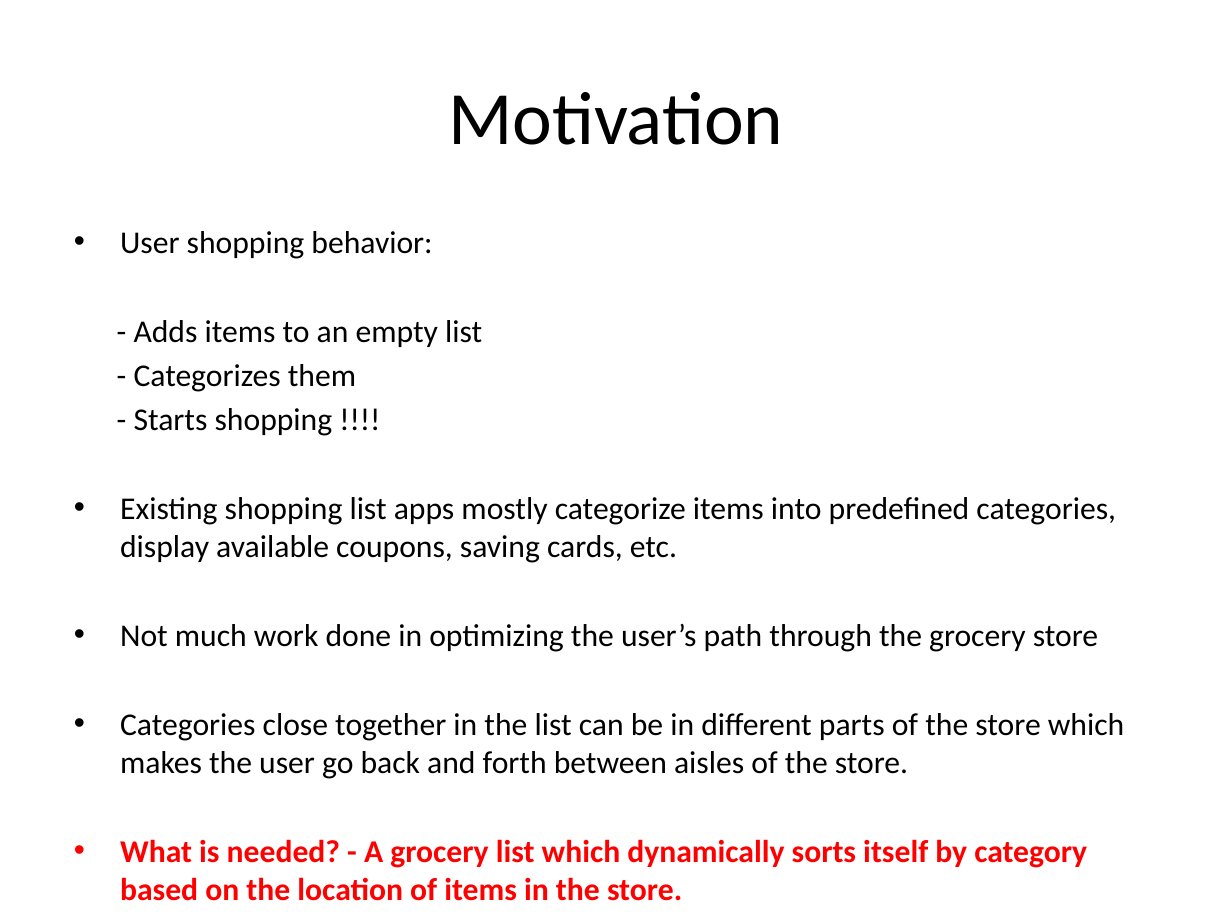
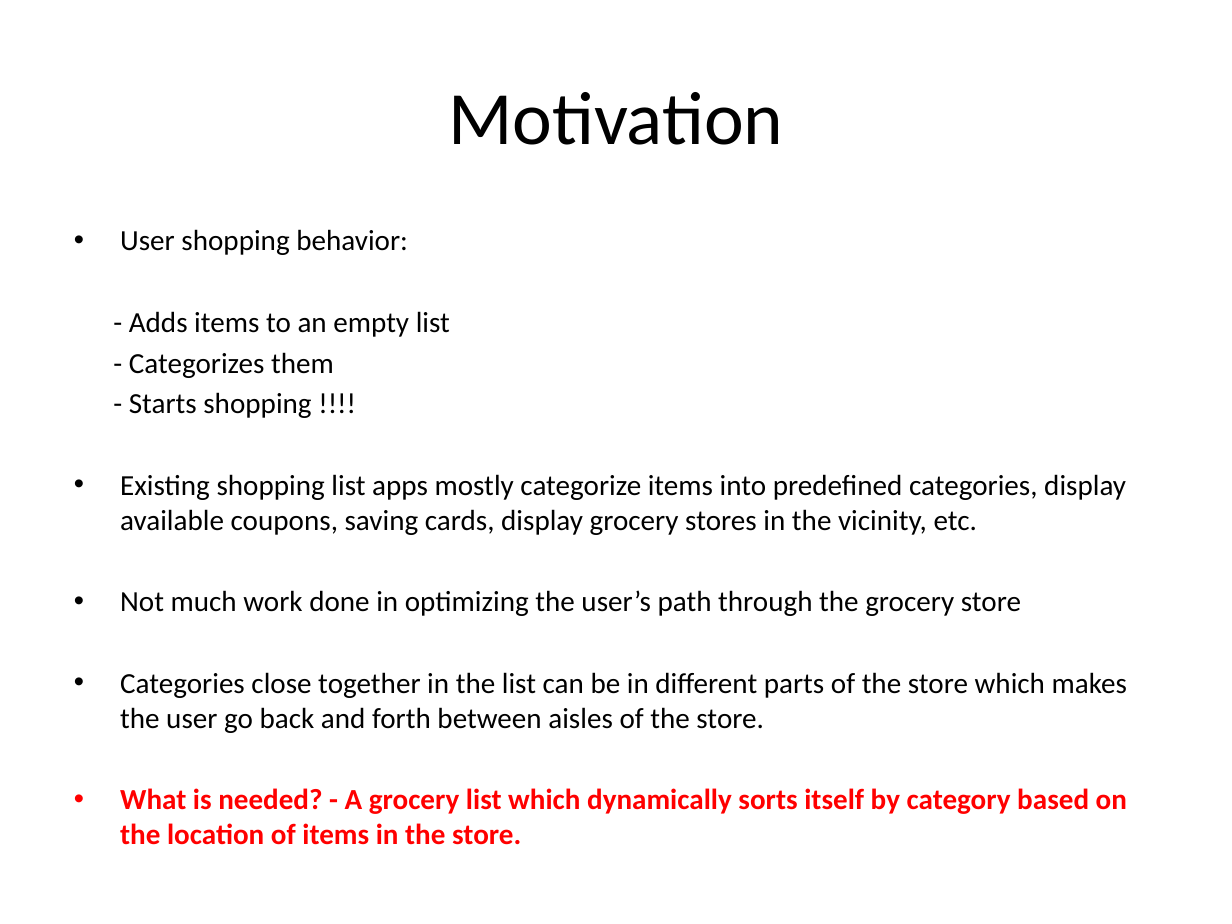
Before and after one commit to samuelbritt/QuickShop, a slide deck: slide 2 of QuickShop_DEMO.pptx. Drawn at 1232x924 pixels with LibreOffice and Linux fonts; fonts in the diff are those of the drawing. Boxes give left, top, right and bottom in pixels: in the first picture for what was removed or moved away, otherwise in the second. Text is boxed around its words. In the diff, an @@ line names an element or a change of style, - is before the commit and + after.

```diff
--- a/QuickShop_DEMO.pptx
+++ b/QuickShop_DEMO.pptx
@@ text at (120, 229, 1127, 814): size 18.5 to 17 pt in "User shopping behavior:", "- Adds items to an empty list", "- Categorizes them", "- Starts shopping !!!!" and 3 more places @@
@@ text at (120, 474, 1126, 535): text changed; size 18.5 to 17 pt @@
-• Existing shopping list apps mostly categorize items into predefined categories, display available coupons, saving cards, etc.
+• Existing shopping list apps mostly categorize items into predefined categories, display available coupons, saving cards, display grocery stores in the vicinity, etc.
```
Also in this commit, not shown: 2 other slides changed, 7 slides added, 1 other file.
